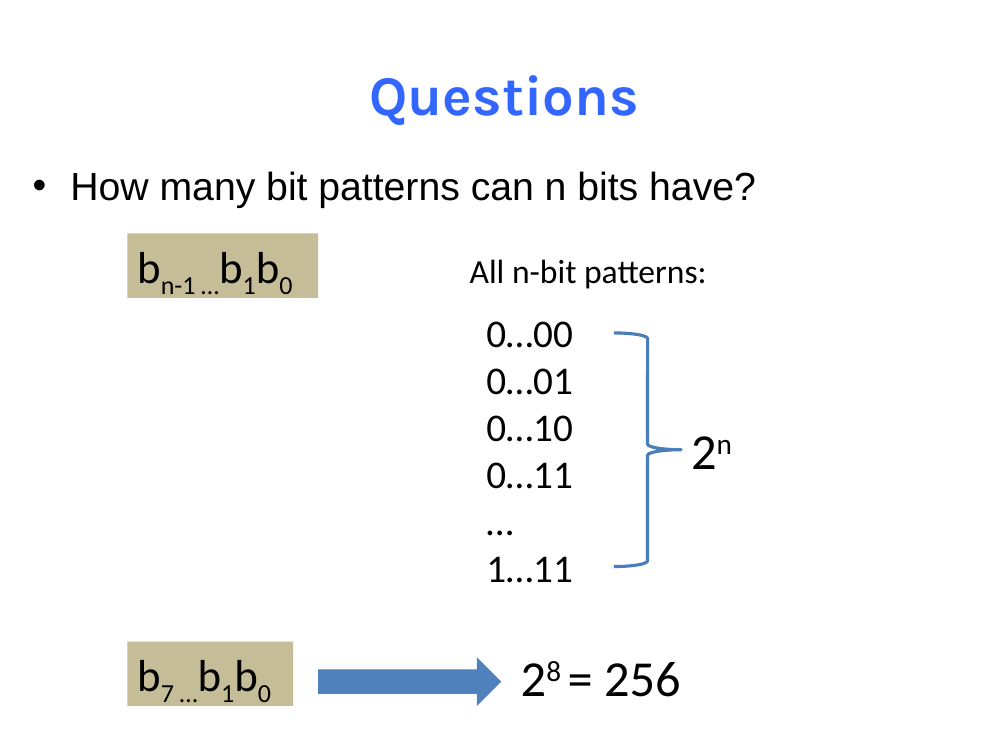
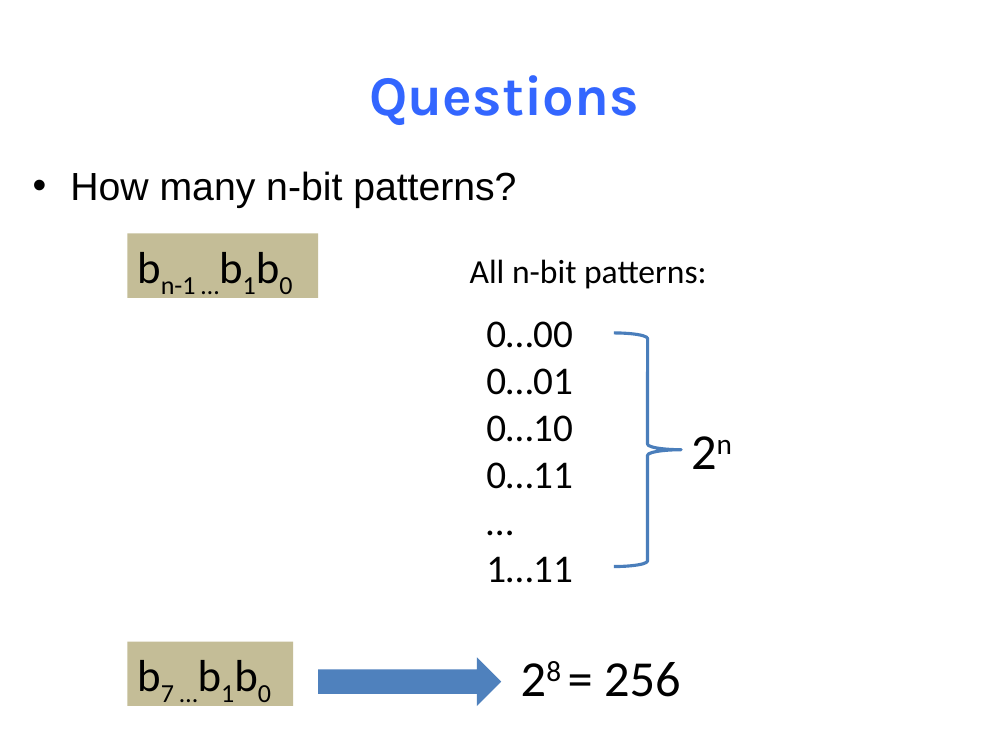
Before and after one commit to NYU-CSO/nyu-cso.github.io, a slide deck: slide 8 of notes/02-bits_bytes_int.pptx. Drawn at 1008x756 pixels with LibreOffice and Linux fonts; fonts in the diff are those of the drawing. Boxes give left, top, right and bottom in pixels: in the first picture for what was removed or moved away, otherwise in the second. Text is boxed around its words. In the diff, an @@ line names an element or a change of style, - is before the commit and + after.

```diff
--- a/notes/02-bits_bytes_int.pptx
+++ b/notes/02-bits_bytes_int.pptx
@@ text at [70, 171, 516, 208]: text changed @@
-• How many bit patterns can n bits have?
+• How many n-bit patterns?
```
Also in this commit, not shown: 6 other slides changed, 1 other file.
